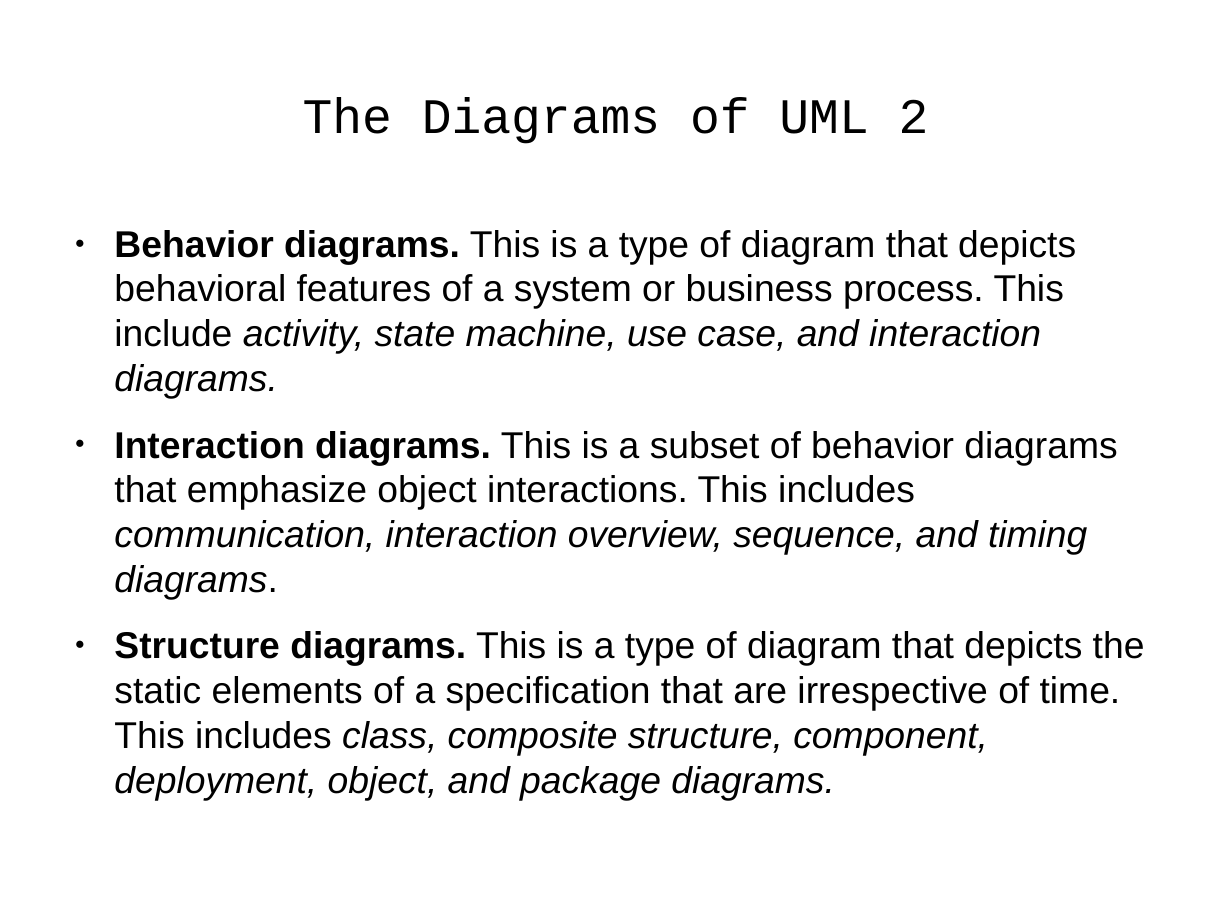
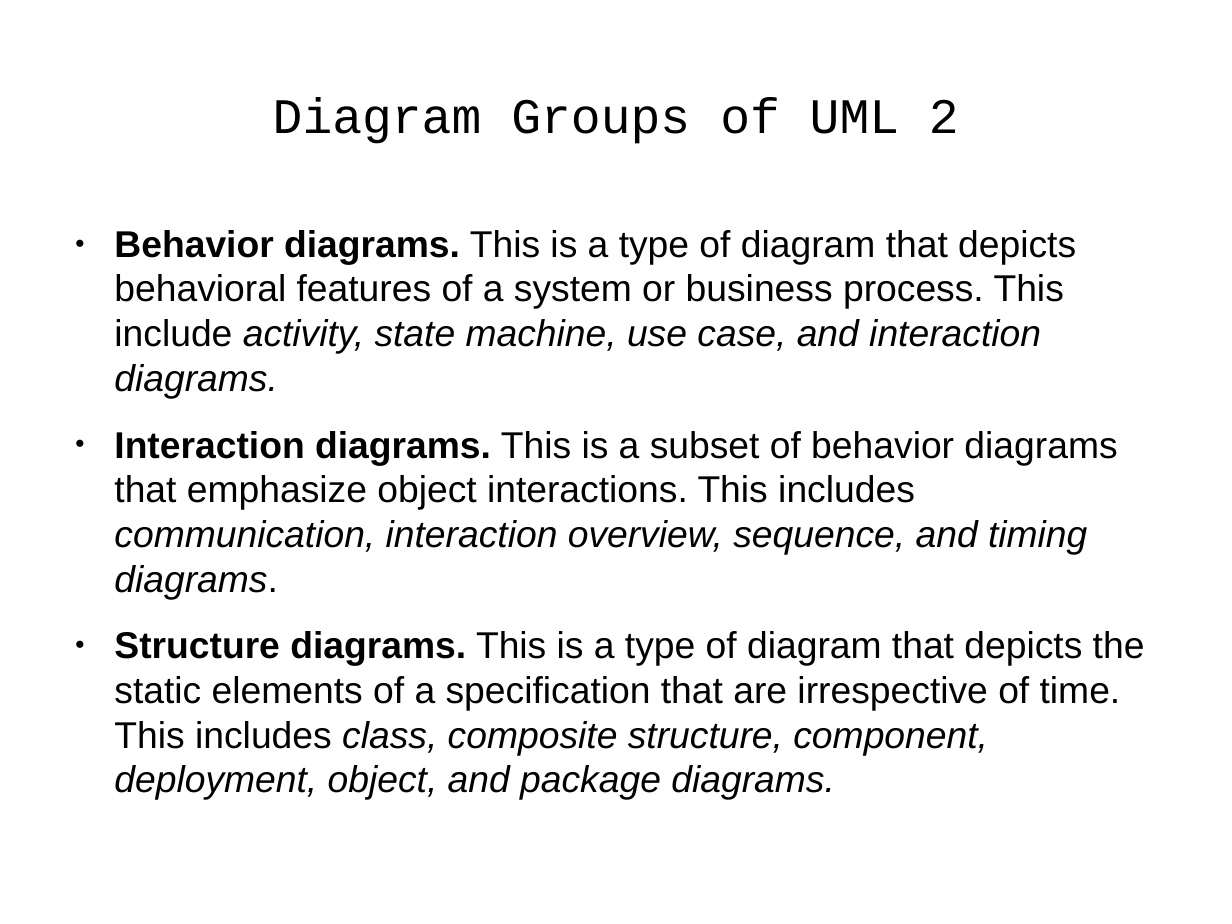
Before and after one commit to j-avdeev/EnterpriseSystemsDevelopment, a slide deck: slide 6 of Lec5 - UML-Requirements-Use Case/Enterprise System Development - lec day5 - UML-Requirements-Use Case.odp (slide 5 before the commit). Drawn at 1232x924 pixels with LibreOffice and Linux fonts; fonts in the diff are those of the drawing. Boxes give left, top, right and bottom in pixels: in the first picture for what was removed or moved away, otherwise in the second. Text is boxed around its words. In the diff, an @@ line names an element or a change of style, - is before the commit and + after.

```diff
--- a/Lec5 - UML-Requirements-Use Case/Enterprise System Development - lec day5 - UML-Requirements-Use Case.odp
+++ b/Lec5 - UML-Requirements-Use Case/Enterprise System Development - lec day5 - UML-Requirements-Use Case.odp
@@ title at box(273, 97, 959, 144): text changed @@
-The Diagrams of UML 2
+Diagram Groups of UML 2
```
Also in this commit, not shown: 18 other slides changed, 1 slide added, 1 other file.
